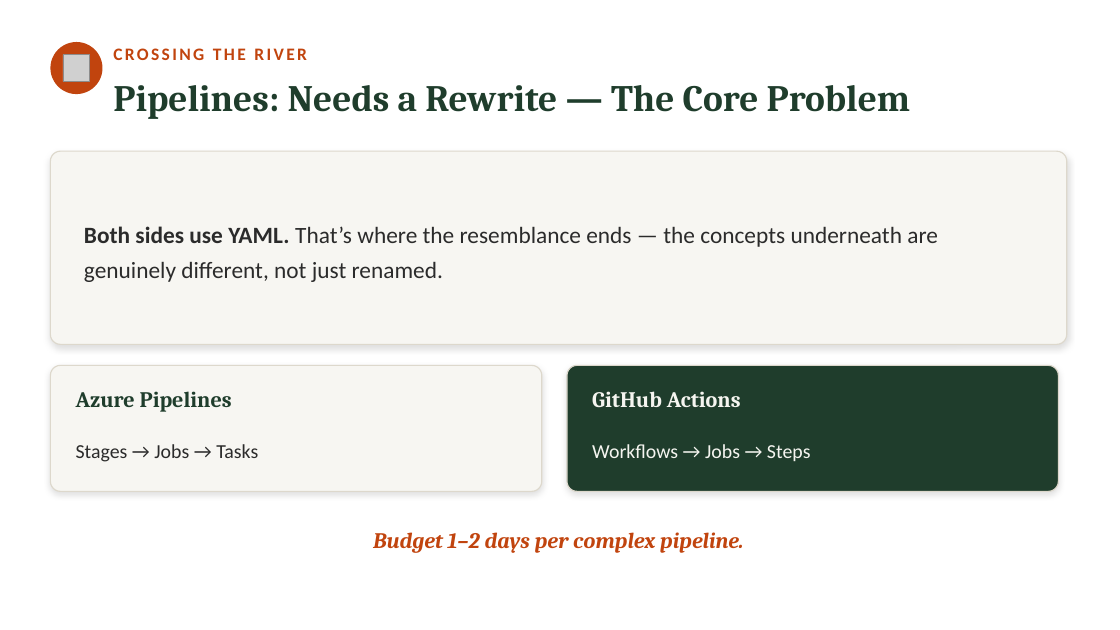
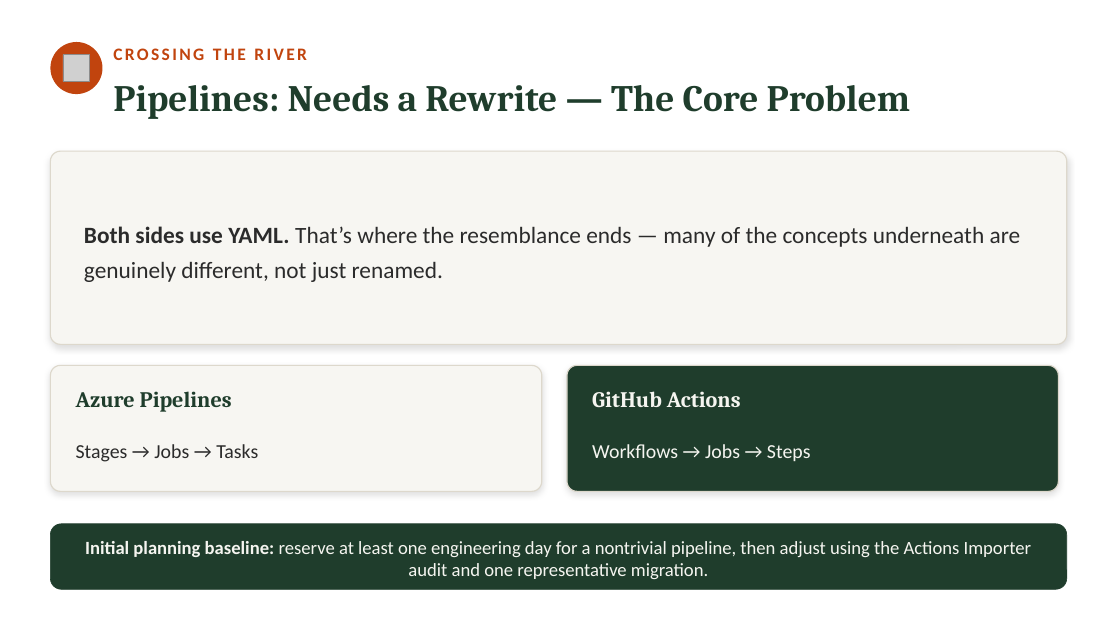
Before and after one commit to neumann1990/Azure_DevOps_To_GitHub, a slide deck: slide 20 of Claude outputs/azure-devops-to-github-the-great-migration-FULL-DECK.pptx (slide 21 before the commit). Drawn at 1120x630 pixels with LibreOffice and Linux fonts; fonts in the diff are those of the drawing; grey boxes stand for pictures. Boxes give left, top, right and bottom in pixels: in the first picture for what was removed or moved away, otherwise in the second. Text is boxed around its words. In the diff, an @@ line names an element or a change of style, - is before the commit and + after.

```diff
--- a/Claude outputs/azure-devops-to-github-the-great-migration-FULL-DECK.pptx
+++ b/Claude outputs/azure-devops-to-github-the-great-migration-FULL-DECK.pptx
@@ text at box(84, 226, 1021, 282): text changed @@
-Both sides use YAML. That’s where the resemblance ends — the concepts underneath are genuinely different, not just renamed.
+Both sides use YAML. That’s where the resemblance ends — many of the concepts underneath are genuinely different, not just renamed.
@@ rounded rectangle added at box(50, 524, 1067, 590), fill #1F3D2C, outline #1F3D2C 0.5 pt, 16 pt, text #F5F5F0 @@
+Initial planning baseline: reserve at least one engineering day for a nontrivial pipeline, then adjust using the Actions Importer audit and one representative migration.
@@ text removed at box(373, 532, 744, 553) @@
-Budget 1–2 days per complex pipeline.
```
Also in this commit, not shown: 16 other slides changed, 3 slides added, 4 slides removed.
